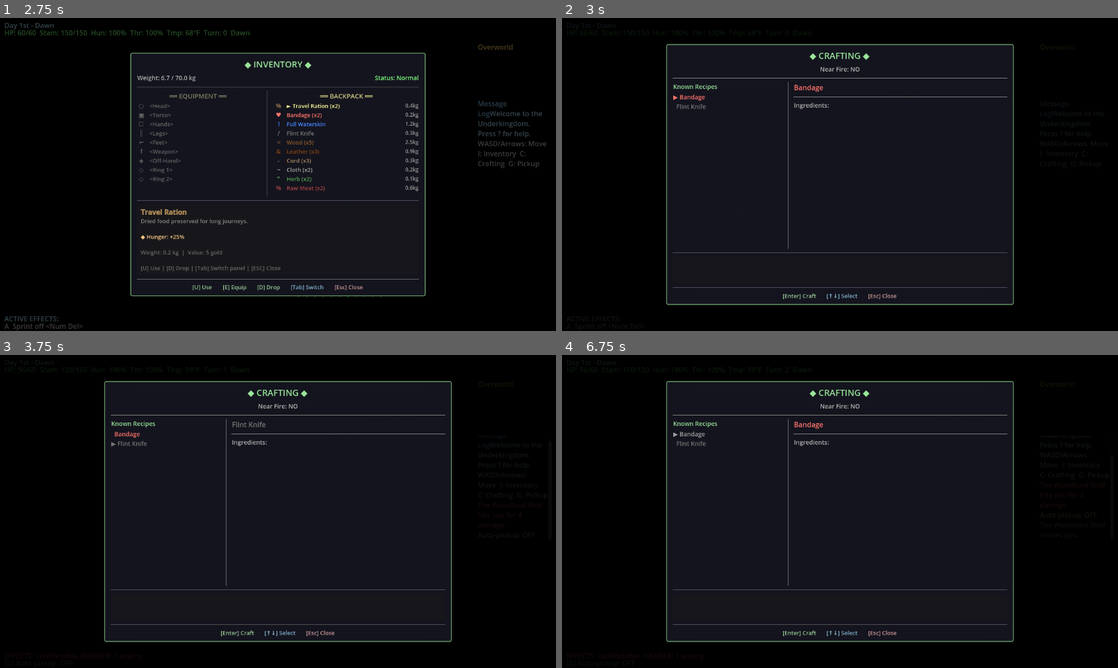
Above: before the commit, frames 1-4 (two rows, left to right).
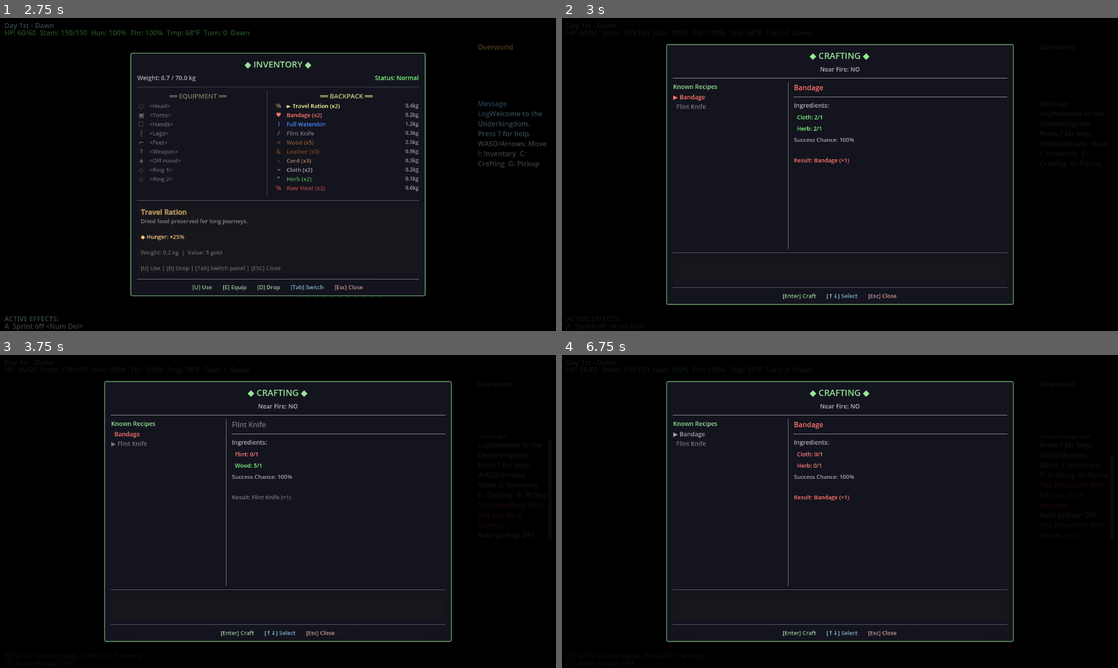
Above: after the commit, the same moments.

Repository: stevenraines/underkingdom-godot-cc
Game: Godot game, scene res://scenes/main.tscn
The game is run twice, just before and just after one commit, with the same random seed, the same clock (stepped at 60 frames per second) and the same inputs.
Inputs:
- Up to frame 1 (2.75 s): click "Start New Game" at 0.5 s; tap Enter (ui_accept) at 1.25, 1.52, 2, 2.27 s; hold Right (ui_right) 1.28-2.03 s; tap R at 1.35 s; hold Down (ui_down) from 2.03 s (still down); tap I at 2.1 s
- Up to frame 2 (3 s): tap Enter (ui_accept) at 2.75 s; release Down (ui_down) at 2.78 s; hold Right (ui_right) from 2.78 s (still down); tap C at 2.85 s
- Up to frame 3 (3.75 s): tap Enter (ui_accept) at 3.5 s; release Right (ui_right) at 3.53 s; hold Up (ui_up) from 3.53 s (still down); tap G at 3.6 s
- Up to frame 4 (6.75 s): tap Enter (ui_accept) at 3.77, 4.25, 4.52, 5, 5.27 s; release Up (ui_up) at 4.28 s; hold Left (ui_left) 4.28-5.78 s; tap Tab at 4.35 s; tap E at 5.1 s; hold Down (ui_down) 5.78-6.53 s; tap U at 5.85 s; hold Right (ui_right) from 6.53 s (still down); tap Space at 6.6 s

Frame 1 is identical in both runs. In frame 2, 0.2% of the frame differs, in the area x 41-53%, y 30-47%; in frame 3, 0.2%; in frame 4, 0.2%.
Error before the commit: Invalid call. Nonexistent function 'count_item_by_id' in base 'RefCounted (Inventory)'. (res://ui/crafting_screen.gd:158)

Commit message:
Fix crafting screen to use correct inventory method
- Changed count_item_by_id() to get_item_count()
- Matches the actual Inventory API

Diff:
--- a/ui/crafting_screen.gd
+++ b/ui/crafting_screen.gd
@@ -155,7 +155,7 @@
 	for ingredient in recipe.ingredients:
 		var ingredient_item_data = ItemManager.get_item_data(ingredient["item"])
 		if not ingredient_item_data.is_empty():
-			var have_count = player.inventory.count_item_by_id(ingredient["item"])
+			var have_count = player.inventory.get_item_count(ingredient["item"])
 			var need_count = ingredient["count"]
 
 			var ingredient_label = Label.new()
